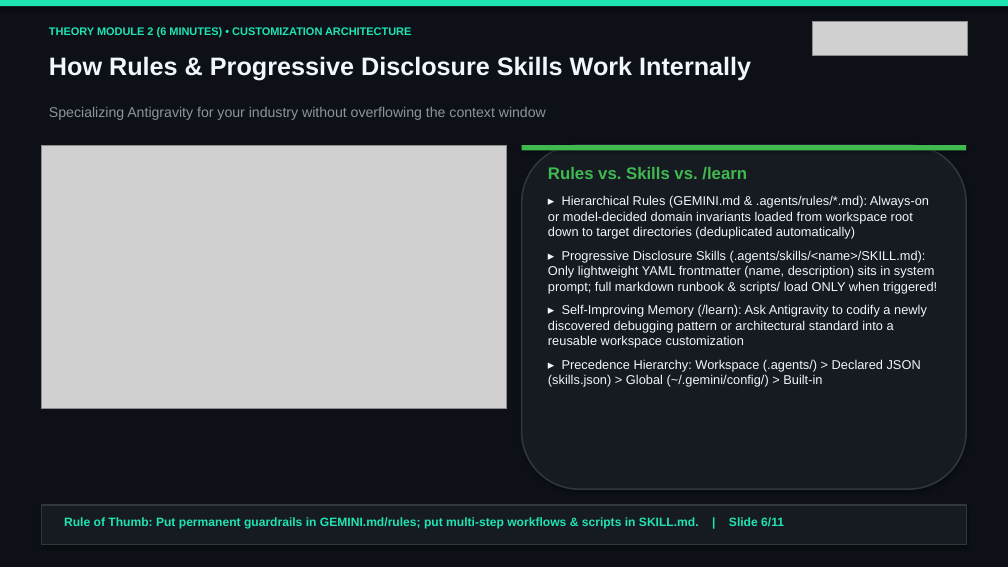
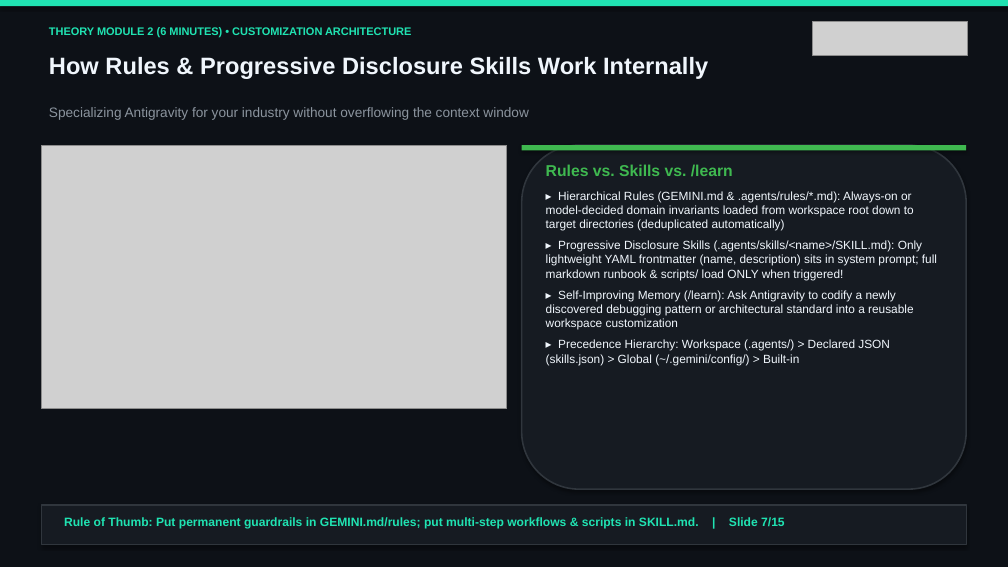
Before and after one commit to tryolabs/antigravity-workshop-telecom, a slide deck: slide 7 of slides/antigravity_telecom_workshop_en.pptx (slide 6 before the commit). Drawn at 1008x567 pixels with LibreOffice and Linux fonts; fonts in the diff are those of the drawing; grey boxes stand for pictures. Boxes give left, top, right and bottom in pixels: in the first picture for what was removed or moved away, otherwise in the second. Text is boxed around its words. In the diff, an @@ line names an element or a change of style, - is before the commit and + after.

Commit message:
Add Tryolabs-branded Lab Instruction PDFs, branded docs, and 15-slide presentations with Lab Objectives, What You Will Build & Step-by-Step Instructions

```diff
--- a/slides/antigravity_telecom_workshop_en.pptx
+++ b/slides/antigravity_telecom_workshop_en.pptx
@@ text "How Rules & Progressive Disclosure ..." at box(49, 57, 708, 79): size 24 to 22.5 pt @@
@@ text "Specializing Antigravity for your industry ..." at box(49, 107, 528, 120): size 13.5 to 13 pt @@
@@ text "Rules vs. Skills vs. /learn" at box(546, 164, 937, 365): size 16 to 15 pt in "Rules vs. Skills vs. /learn"; size 12.2 to 11.3 pt; less space between paragraphs @@
@@ text at box(64, 517, 785, 528): text changed @@
-Rule of Thumb: Put permanent guardrails in GEMINI.md/rules; put multi-step workflows & scripts in SKILL.md. | Slide 6/11
+Rule of Thumb: Put permanent guardrails in GEMINI.md/rules; put multi-step workflows & scripts in SKILL.md. | Slide 7/15
```
Also in this commit, not shown: 10 other slides changed, 4 slides added, 33 other files.
